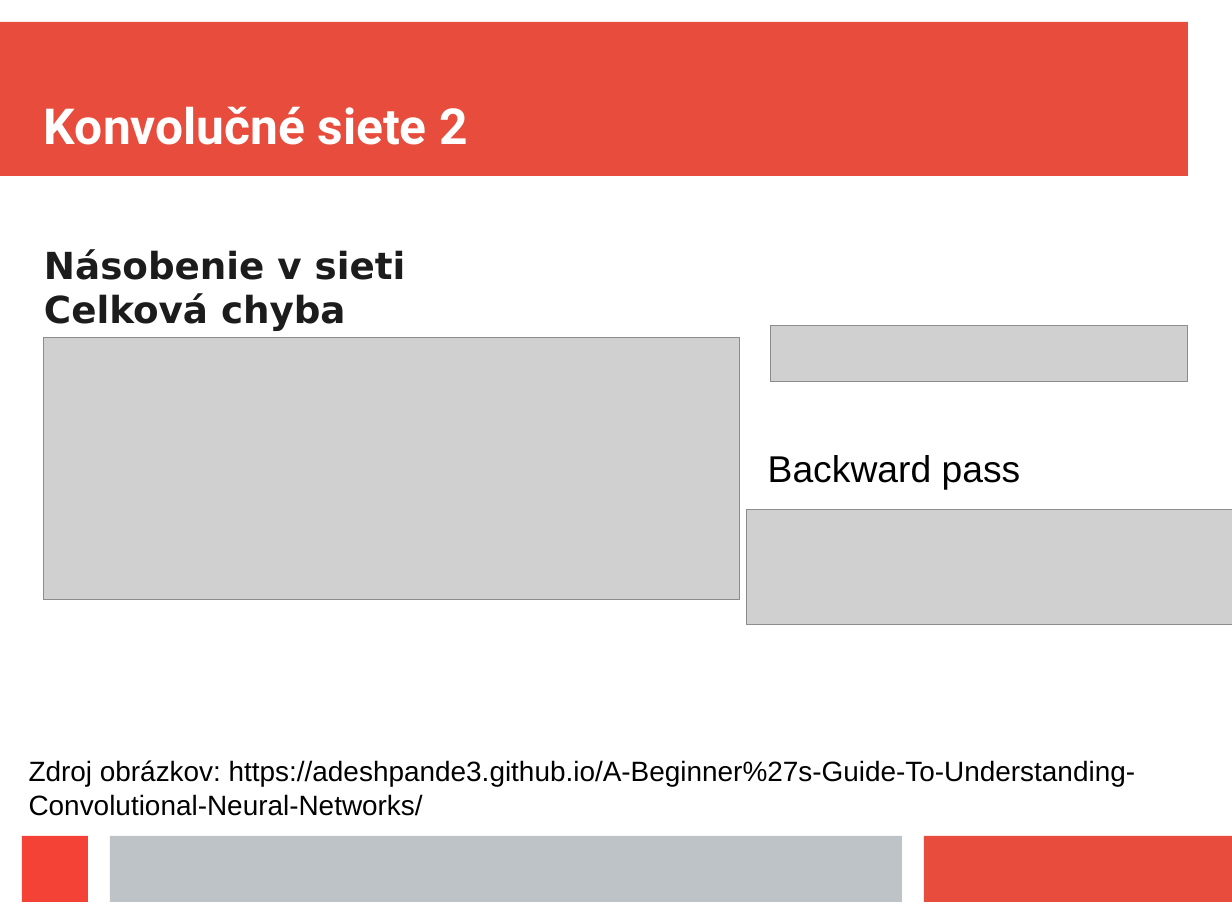
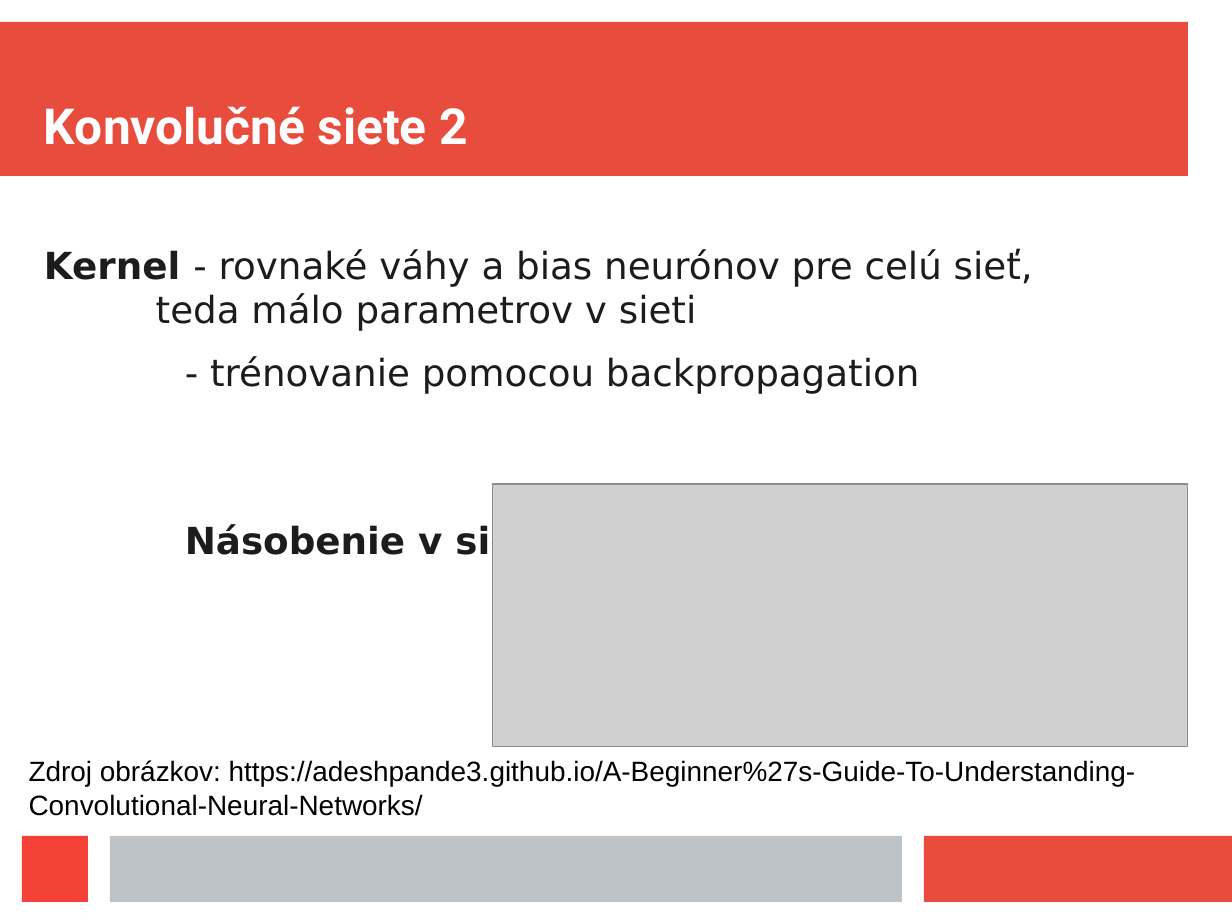
Before and after one commit to jurajmaslej/dipl, a slide deck: slide 5 of prezent.odp. Drawn at 1232x924 pixels with LibreOffice and Linux fonts; fonts in the diff are those of the drawing; grey boxes stand for pictures. Boxes give left, top, right and bottom in pixels: in the first picture for what was removed or moved away, otherwise in the second. Text is boxed around its words. In the diff, an @@ line names an element or a change of style, - is before the commit and + after.

```diff
--- a/prezent.odp
+++ b/prezent.odp
@@ text at box(44, 249, 1033, 562): text changed; bold off @@
-Násobenie v sieti Celková chyba
+Kernel - rovnaké váhy a bias neurónov pre celú sieť, teda málo parametrov v sieti
+        - trénovanie pomocou backpropagation
+Násobenie v sieti
@@ picture removed at box(770, 325, 1188, 381) @@
@@ text removed at box(768, 455, 1021, 490) @@
-Backward pass
@@ picture: place and size @@
-picture at box(44, 338, 740, 600)
+picture at box(492, 484, 1188, 747)
@@ picture removed at box(747, 510, 1232, 625) @@
```
Also in this commit, not shown: 6 other slides changed, 1 slide added, 1 other file.
